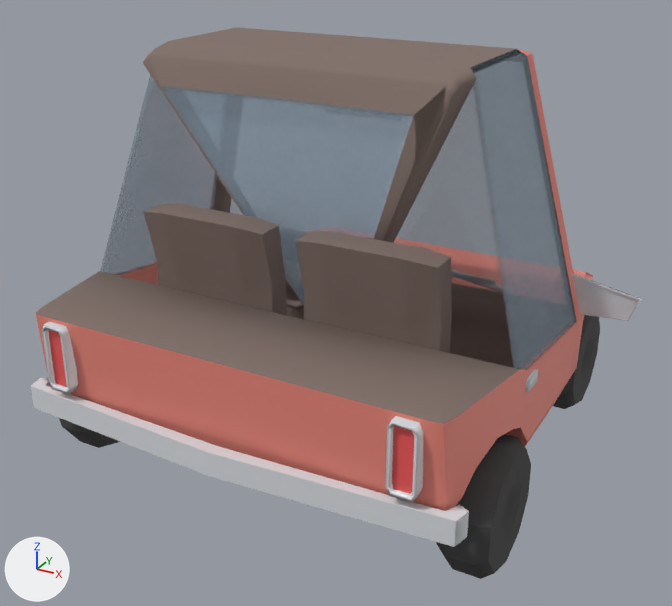
A saved change to the glTF model media/3D_Assets/Vehicles/KFB_CVP1/KFB_CVP1_cabrio.glb.
The view is the same before and after, from a camera (50 mm lens) standing at (1.86, -3.39, 1.96) and looking at (-0.05, 0.08, 0.22). Lighting does not change. The marker at lower left points along +X, +Y and +Z. The picture after the commit comes second. Where no turn or scale is listed for an object, it has been applied to the vertices.

The first picture shows 'BumperBack', 'CarMesh', 'DoorL', 'DoorR', 'Glass.001', 'Hood', 'Interior', 'SeatL', 'SeatR', 'Top.001', 'WIndowFront.2', 'WheelRR', 'Window', 'Window.2' and 9 more.
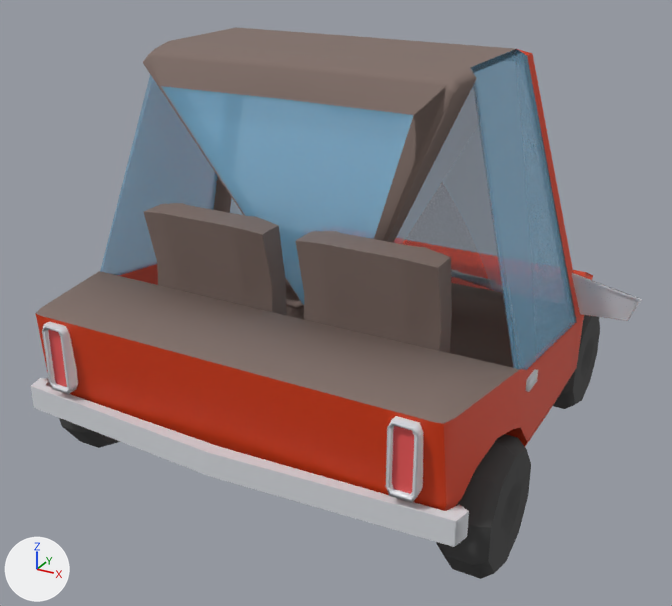
The change, as JSON lines over the scene's bpy script:
```json
{"op": "set", "path": "mat_kfb_body.base_color", "old": "(0.85, 0.25, 0.2)", "new": "(0.68, 0.0395, 0.0)", "note": "pink #ed897c -> orange #d73800"}
{"op": "set", "path": "mat_kfb_glass_tinted.base_color", "old": "(0.3, 0.4, 0.5)", "new": "(0.262, 0.597, 0.871)", "note": "greyish blue #95aabc -> blue #8ccbf0"}
```

Boxes (x1, y1, x2, y2) around the edits, measured in the pictures (672 x 606 px):
```json
{"object": "CarMesh", "change": "recoloured", "before": [35, 49, 593, 511], "after": [35, 49, 593, 511]}
{"object": "Glass.001", "change": "recoloured", "before": [161, 86, 413, 305], "after": [161, 86, 413, 305]}
{"object": "Window", "change": "recoloured", "before": [470, 49, 576, 370], "after": [470, 49, 576, 370]}
{"object": "WIndowFront.2", "change": "recoloured", "before": [231, 96, 503, 293], "after": [231, 96, 503, 293]}
{"object": "Window.2", "change": "recoloured", "before": [100, 75, 218, 276], "after": [100, 75, 218, 276]}
{"object": "DoorR", "change": "recoloured", "before": [515, 323, 577, 437], "after": [515, 323, 577, 437], "on screen": "darker"}
{"object": "DoorL", "change": "recoloured", "before": [117, 264, 158, 285], "after": [117, 264, 158, 285], "on screen": "darker"}
{"object": "Hood", "change": "recoloured", "before": [573, 270, 586, 277], "after": [573, 270, 586, 277]}
```
